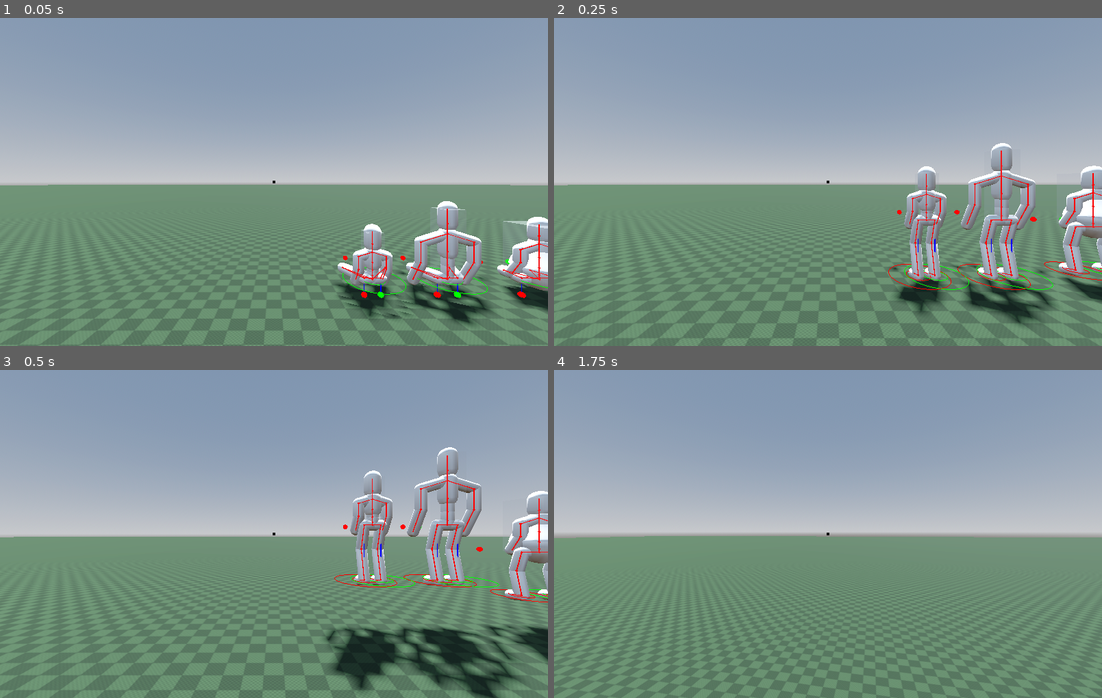
Above: before the commit, frames 1-4 (two rows, left to right).
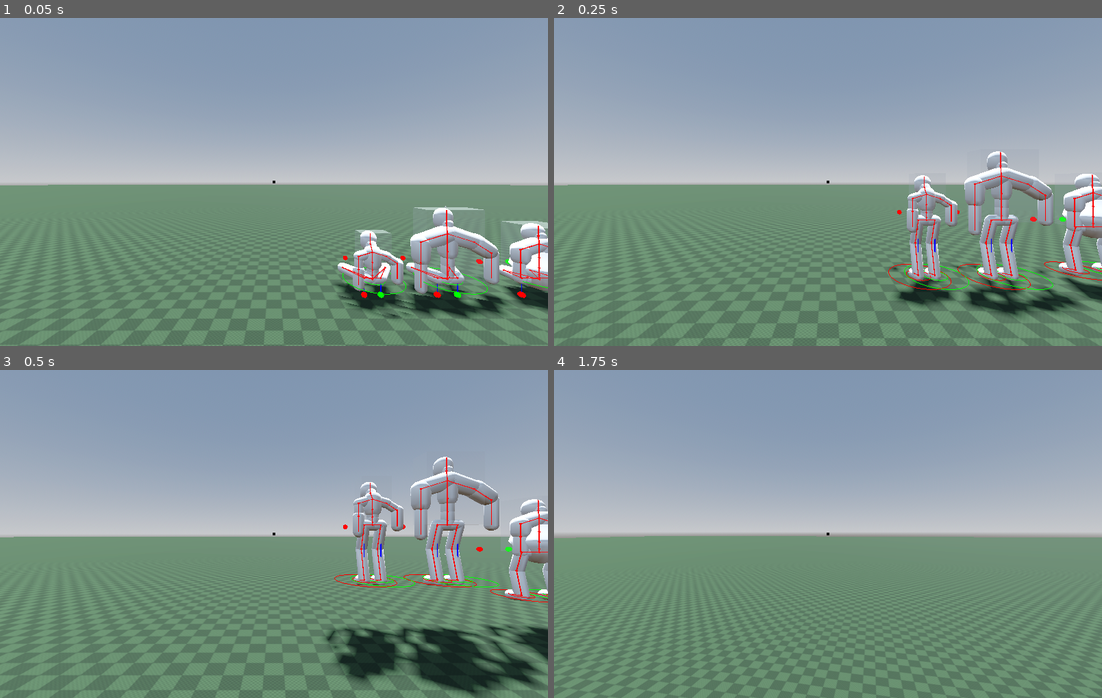
Above: after the commit, the same moments.

Repository: marcolatellafrias/character-parametric
Game: Godot game, scene res://Scenes/Demo.tscn
The game is run twice, just before and just after one commit, with the same random seed, the same clock (stepped at 60 frames per second) and the same inputs.
Inputs (mouse positions are in pixels of both pictures, inside the frame that each line leads up to):
- Up to frame 1 (0.05 s): no input
- Up to frame 2 (0.25 s): no input
- Up to frame 3 (0.5 s): no input
- Up to frame 4 (1.75 s): tap Enter at 0.5 s; move the mouse to (855, 534) at 0.52 s; hold W (move_forward) from 0.53 s (still down); click (855, 534) at 0.6 s; tap Space (jump) at 0.77, 1.52 s; move the mouse to (800, 534) at 1.27 s; tap Shift (sprint) at 1.35 s

The runs differ from the first frame. In frame 1, 3.4% of the frame differs, in the area x 63-100%, y 55-94%; in frame 2, 3.3%; in frame 3, 3.7%, in the area x 60-100%, y 23-100%; in frame 4, nothing differs.

Commit message:
fixed angles on custom bones methods

Diff:
--- a/Scripts/character/archetypes.gd
+++ b/Scripts/character/archetypes.gd
@@ -48,6 +48,13 @@
 var shoulder_width_proportion : float
 var distance_from_ground_factor := 0.1  #tiene las piernas 10% flexionadas cuando esta en el piso
 
+#POSTURE
+var slouch : float
+var shoulders_height : float
+var shoulders_back : float
+var arms_openness : float
+
+
 static func create(archetype: Archetype) -> EntityStats:
 	if(archetype == Archetype.fat_man):
 		return fat_man_arch()
@@ -110,6 +117,11 @@
 
 	arch.has_neck = true
 
+	arch.slouch = 0.0
+	arch.shoulders_height = -1.0
+	arch.shoulders_back = 0.8
+	arch.arms_openness = 1.0
+
 	return arch
 
 static func kid_arch() -> EntityStats:
@@ -155,6 +167,11 @@
 
 	arch.has_neck = true
 
+	arch.slouch = 0.0
+	arch.shoulders_height = -0.3
+	arch.shoulders_back = 0.0
+	arch.arms_openness = 0.0
+
 	return arch
 
 static func tall_lanky_arch() -> EntityStats:
@@ -200,6 +217,12 @@
 
 	arch.has_neck = true
 
+
+	arch.slouch = 0.4
+	arch.shoulders_height = -1.0
+	arch.shoulders_back = 0.0
+	arch.arms_openness = 0.2
+
 	return arch
 
 static func giga_arch() -> EntityStats:
@@ -245,6 +268,11 @@
 
 	arch.has_neck = true
 
+	arch.slouch = 0.0
+	arch.shoulders_height = -0.4
+	arch.shoulders_back = 1.0
+	arch.arms_openness = 0.6
+
 	return arch
 
 static func old_arch() -> EntityStats:
@@ -278,7 +306,7 @@
 	arch.horizontal_turn_damp = 0.8
 
 	arch.fatness = 0.0
-	arch.muscularity = 1.0
+	arch.muscularity = 0.0
 
 	arch.height = 1.8
 
@@ -290,4 +318,9 @@
 
 	arch.has_neck = true
 
-	return arch
+	arch.slouch = 1.0
+	arch.shoulders_height = -1.0
+	arch.shoulders_back = 0.0
+	arch.arms_openness = 0.6
+
+	return arch
--- a/Scripts/character/bone_instantiator.gd
+++ b/Scripts/character/bone_instantiator.gd
@@ -32,7 +32,7 @@
 	#Luego creo el character rigidbody
 	#var camera3d = Camera3D.new()
 	#camera3d.position = Vector3(0, 1.7, 2.7)
-	var charRb = Vector3(skel_sizes_util.hips_width*2 ,skel_sizes_util.torso_height +skel_sizes_util.head_height,skel_sizes_util.hips_width*2)
+	var charRb = Vector3(skel_sizes_util.shoulders_width * 2 ,skel_sizes_util.torso_height +skel_sizes_util.head_height,skel_sizes_util.hips_width*2)
 	char_rigidbody = CharacterRigidBody3D.create(charRb,ik_util.left_leg_raycast,ik_util.right_leg_raycast,skel_sizes_util.distance_from_ground)
 	#Agrego el esqueleto target y la camara como hijo de el rigidbody
 	char_rigidbody.add_child(custom_bones_util.lower_spine)
--- a/Scripts/character/custom_bone.gd
+++ b/Scripts/character/custom_bone.gd
@@ -4,8 +4,8 @@
 var capsule_dimensions: Vector3
 var rest_rotation: Vector3
 var length :float = capsule_dimensions.y :
-		get:  return capsule_dimensions.y
-		set(val): capsule_dimensions.y = val
+	get:  return capsule_dimensions.y
+	set(val): capsule_dimensions.y = val
 var visual_offsets : Vector2
 
 func _get_mesh_instance3d() -> MeshInstance3D:
@@ -44,56 +44,43 @@
 	rigid_body.add_child(mesh_instance3d)
 	rigid_body.camera.position = Vector3(0, 1.7, 2.7)
 
-static func create(new_capsule_dimensions: Vector3, new_rest_rotation: Vector3, new_color: Color, offsets: Vector2, father_bone: CustomBone=null, use_father_end: bool= true) -> CustomBone:
+static func create(new_capsule_dimensions: Vector3, new_rest_rotation: Vector3, new_color: Color, offsets: Vector3, father_bone: CustomBone=null, use_father_end: bool= true) -> CustomBone:
 	#Instancio
 	var bone := preload("res://Scenes/custom_bone.tscn").instantiate() as CustomBone
 	bone.capsule_dimensions = new_capsule_dimensions
 	bone.rest_rotation = new_rest_rotation
 
-	##Añado esfera en el pivot para debug
-	#var pivot_mesh_instance := MeshInstance3D.new()
-	#var sphere_mesh := SphereMesh.new()
-	#pivot_mesh_instance.scale = Vector3(0.05,0.05,0.05)
-	#pivot_mesh_instance.mesh = sphere_mesh
-	#pivot_mesh_instance.position = Vector3.ZERO
-	#var sphere_material := StandardMaterial3D.new()
-	#sphere_material.albedo_color = Color.BLACK
-	#pivot_mesh_instance.material_override = sphere_material
-	#bone.add_child(pivot_mesh_instance)
-
 	#Añado mesh
-	var mesh_instance := get_bone_mesh(bone.capsule_dimensions) #DebugUtil.create_debug_colored_cube(bone.capsule_dimensions)
-	#var cube_mesh := get_bone_mesh(bone.capsule_dimensions) #BoxMesh.new()
-	#cube_mesh.size = bone.capsule_dimensions
-	#mesh_instance.mesh = cube_mesh
-	#mesh_instance.position = Vector3(0, bone.capsule_dimensions.y * 0.5, 0)
-	var material := StandardMaterial3D.new()
-	material.albedo_color = Color.WHITE_SMOKE #new_color
-	#material.albedo_color.a = 0.5
-	#material.transparency = BaseMaterial3D.TRANSPARENCY_ALPHA
-	#material.flags_transparent = true
-	mesh_instance.material_override = material
-
-
-
-
-	bone.add_child(mesh_instance)
-
-
-	#var debug_mesh := MeshInstance3D.new()
+	var bone_mesh_instance := get_bone_mesh(bone.capsule_dimensions, offsets) #DebugUtil.create_debug_colored_cube(bone.capsule_dimensions)
+	var bone_material := StandardMaterial3D.new()
+	bone_material.albedo_color = Color.WHITE_SMOKE #new_color
+	bone_mesh_instance.material_override = bone_material
+	var min_side : float = min(bone.capsule_dimensions.x,bone.capsule_dimensions.z)
+	bone_mesh_instance.position = Vector3(0.0, 0.0,min_side * (offsets.z/2))
 	var debug_line := DebugUtil.create_debug_line(Color.RED,bone.capsule_dimensions.y,true,false)
+	var debug_sphere := DebugUtil.create_debug_sphere(Color.RED,0.03,true)
+
+	bone.add_child(bone_mesh_instance)
 	bone.add_child(debug_line)
-	var debug_sphere := DebugUtil.create_debug_sphere(Color.RED,0.03,true)
 	bone.add_child(debug_sphere)
 
 	# Hago que el pivot del hueso, este donde termina o empieza el hueso padre
 	if father_bone:
 		bone.position = father_bone.get_end_position() if use_father_end else Vector3.ZERO
 
-	# Roto el nodo en base a la rotacion inicial, tomando en cuenta la rotacion del padre para que no se acumulen (ya que es local)
-	bone.rotation = (+father_bone.rest_rotation + new_rest_rotation) if father_bone else new_rest_rotation
 	if father_bone:
+		bone.position = father_bone.get_end_position() if use_father_end else Vector3.ZERO
 		father_bone.add_child(bone)
+
+		# Convertir la rotación global deseada a rotación local
+		var parent_global_basis = _get_accumulated_rotation(father_bone)
+		var desired_global_basis = Basis.from_euler(new_rest_rotation)
+		var local_basis = parent_global_basis.inverse() * desired_global_basis
+		bone.rotation = local_basis.get_euler()
+	else:
+		bone.rotation = new_rest_rotation
+	#bone.rotation = new_rest_rotation #(+father_bone.rest_rotation + new_rest_rotation) if father_bone else new_rest_rotation
+
 	return bone
 
 func get_end_position() -> Vector3:
@@ -104,31 +91,31 @@
 	pass
 
 
-static func createFromToLeft(new_parent: CustomBone, new_capsule_dimensions: Vector3,offsets: Vector2, y_offset_rotation: float, z_offset_rotation: float, new_color: Color, use_parent_end_as_pivot: bool) -> CustomBone:
+static func createFromToLeft(new_parent: CustomBone, new_capsule_dimensions: Vector3,offsets: Vector3, y_offset_rotation: float, z_offset_rotation: float, new_color: Color, use_parent_end_as_pivot: bool) -> CustomBone:
 	var base_rotation := Vector3(0, 0, deg_to_rad(90))
 	var offset_rotation := Vector3(0.0, y_offset_rotation, z_offset_rotation)
 	var final_rest_rotation := base_rotation + offset_rotation
 	return create(new_capsule_dimensions, final_rest_rotation, new_color, offsets, new_parent, use_parent_end_as_pivot)
 
-static func createFromToRight(new_parent: CustomBone, new_capsule_dimensions: Vector3, offsets: Vector2, y_offset_rotation: float, z_offset_rotation: float, new_color: Color, use_parent_end_as_pivot: bool) -> CustomBone:
+static func createFromToRight(new_parent: CustomBone, new_capsule_dimensions: Vector3, offsets: Vector3, y_offset_rotation: float, z_offset_rotation: float, new_color: Color, use_parent_end_as_pivot: bool) -> CustomBone:
 	var base_rotation := Vector3(0, 0, deg_to_rad(-90))
 	var offset_rotation := Vector3(0.0, y_offset_rotation, z_offset_rotation)
 	var final_rest_rotation := base_rotation + offset_rotation
 	return create(new_capsule_dimensions, final_rest_rotation, new_color, offsets, new_parent, use_parent_end_as_pivot)
 
-static func createFromToDown(new_parent: CustomBone, new_capsule_dimensions: Vector3,offsets: Vector2, z_offset_rotation: float, x_offset_rotation: float, new_color: Color, use_parent_end_as_pivot: bool) -> CustomBone:
+static func createFromToDown(new_parent: CustomBone, new_capsule_dimensions: Vector3,offsets: Vector3, z_offset_rotation: float, x_offset_rotation: float, new_color: Color, use_parent_end_as_pivot: bool) -> CustomBone:
 	var base_rotation := Vector3(deg_to_rad(180), 0, 0)
 	var offset_rotation := Vector3(x_offset_rotation, 0.0, z_offset_rotation)
 	var final_rest_rotation :=  base_rotation + offset_rotation
 	return create(new_capsule_dimensions, final_rest_rotation, new_color, offsets, new_parent, use_parent_end_as_pivot)
 
-static func createFromToUp(new_parent: CustomBone, new_capsule_dimensions: Vector3,offsets: Vector2, z_offset_rotation: float, x_offset_rotation: float, new_color: Color, use_parent_end_as_pivot: bool) -> CustomBone:
+static func createFromToUp(new_parent: CustomBone, new_capsule_dimensions: Vector3,offsets: Vector3, z_offset_rotation: float, x_offset_rotation: float, new_color: Color, use_parent_end_as_pivot: bool) -> CustomBone:
 	var base_rotation := Vector3(0, 0, 0)
 	var offset_rotation := Vector3(x_offset_rotation, 0.0, z_offset_rotation)
 	var final_rest_rotation := base_rotation + offset_rotation
 	return create(new_capsule_dimensions, final_rest_rotation, new_color, offsets, new_parent, use_parent_end_as_pivot)
 
-static func createFromToForward(new_parent: CustomBone, new_capsule_dimensions: Vector3,offsets: Vector2, y_offset_rotation: float, z_offset_rotation: float, new_color: Color, use_parent_end_as_pivot: bool) -> CustomBone:
+static func createFromToForward(new_parent: CustomBone, new_capsule_dimensions: Vector3,offsets: Vector3, y_offset_rotation: float, z_offset_rotation: float, new_color: Color, use_parent_end_as_pivot: bool) -> CustomBone:
 	var base_rotation := Vector3(-deg_to_rad(90), 0, 0)
 	var offset_rotation := Vector3(0.0, y_offset_rotation, z_offset_rotation)
 	var final_rest_rotation := base_rotation + offset_rotation
@@ -164,7 +151,7 @@
 	# --- 2) Twist so REST X matches pole projection ---
 	var projected_pole = (pole - y * pole.dot(y)).normalized()
 	if projected_pole.length() < 1e-6:
-		projected_pole = y.orthogonal().normalized()
+		projected_pole = IkUtil.get_orthogonal(y).normalized()
 
 	# Align local -Z with pole direction (bend plane)
 	var ref_axis = (align * rest_basis).z.normalized()  # treat -Z as "forward"
@@ -177,7 +164,7 @@
 	return twist * align * rest_basis
 
 
-static func get_bone_mesh(size: Vector3) -> MeshInstance3D:
+static func get_bone_mesh(size: Vector3, offset: Vector3) -> MeshInstance3D:
 	var scene: PackedScene = load("res://Models/bone.glb")
 	if scene == null:
 		push_error("Could not load bone.glb")
@@ -188,8 +175,16 @@
 	if mesh_instance == null:
 		push_error("MeshInstance3D not found")
 		return null
+
+	var max_top_offset = 0.4 * size.x
+	var max_bottom_offset = 0.4 * size.z
+
+	var top_offset = max_top_offset * offset.x
+	var bottom_offset = max_bottom_offset * offset.y
+
+	var final_height = (size.y - bottom_offset -top_offset)/2
 	var height_index := mesh_instance.find_blend_shape_by_name("height")
-	mesh_instance.set_blend_shape_value(height_index, size.y/2)
+	mesh_instance.set_blend_shape_value(height_index, final_height)
 	var top_radius_index := mesh_instance.find_blend_shape_by_name("top_radius")
 	mesh_instance.set_blend_shape_value(top_radius_index, size.x)
 	var bottom_radius_index := mesh_instance.find_blend_shape_by_name("bottom_radius")
@@ -200,5 +195,17 @@
 	var bottom_dome_height_index := mesh_instance.find_blend_shape_by_name("bottom_dome_height")
 	mesh_instance.set_blend_shape_value(bottom_dome_height_index, size.z)
 
+	mesh_instance.position = Vector3(0,bottom_offset, 0)
+
 	root.remove_child(mesh_instance)
 	return mesh_instance
+
+static func _get_accumulated_rotation(bone: CustomBone) -> Basis:
+	var accumulated = Basis.from_euler(bone.rotation)  # Cambiar rest_rotation por rotation
+	var current = bone.get_parent()
+
+	while current != null and current is CustomBone:
+		accumulated = Basis.from_euler(current.rotation) * accumulated  # Aquí también
+		current = current.get_parent()
+
+	return accumulated
--- a/Scripts/character/custom_bones_util.gd
+++ b/Scripts/character/custom_bones_util.gd
@@ -24,31 +24,34 @@
 static func create(sizes: SkeletonSizesUtil, entity_stats: EntityStats) -> CustomBonesUtil:
 	var bones_util = CustomBonesUtil.new()
 	# Hueso raíz
-	bones_util.lower_spine = CustomBone.create(sizes.lower_spine_size, Vector3.ZERO, Color.WHITE_SMOKE, Vector2.ZERO)
+	bones_util.lower_spine = CustomBone.create(sizes.lower_spine_size, Vector3.ZERO, Color.WHITE_SMOKE, sizes.lower_spine_offset)
 	# Chest and spine
-	bones_util.middle_spine = CustomBone.createFromToUp(bones_util.lower_spine, sizes.middle_spine_size,Vector2.ZERO, 0.0,0.0, Color.SKY_BLUE, true)
-	bones_util.upper_spine = CustomBone.createFromToUp(bones_util.middle_spine, sizes.upper_spine_size,Vector2.ZERO, 0.0,0.0, Color.BURLYWOOD , true)
-	bones_util.chest = CustomBone.createFromToUp(bones_util.upper_spine, sizes.chest_size,Vector2.ZERO, 0.0,0.0, Color.BURLYWOOD , true)
-	bones_util.left_hip = CustomBone.createFromToLeft(bones_util.lower_spine, sizes.hip_size,Vector2.ZERO, 0.0,0.0, Color.ROYAL_BLUE , false)
-	bones_util.right_hip = CustomBone.createFromToRight(bones_util.lower_spine, sizes.hip_size,Vector2.ZERO, 0.0,0.0, Color.ROYAL_BLUE , false)
+	bones_util.middle_spine = CustomBone.createFromToUp(bones_util.lower_spine, sizes.middle_spine_size, sizes.middle_spine_offset, 0.0,0.0, Color.SKY_BLUE, true)
+	bones_util.upper_spine = CustomBone.createFromToUp(bones_util.middle_spine, sizes.upper_spine_size, sizes.upper_spine_offset, 0.0,0.0, Color.BURLYWOOD , true)
+	bones_util.chest = CustomBone.createFromToUp(bones_util.upper_spine, sizes.chest_size, sizes.chest_offset, 0.0,0.0, Color.BURLYWOOD , true)
+	bones_util.left_hip = CustomBone.createFromToLeft(bones_util.lower_spine, sizes.hip_size, sizes.hip_offset, 0.0,0.0, Color.ROYAL_BLUE , false)
+	bones_util.right_hip = CustomBone.createFromToRight(bones_util.lower_spine, sizes.hip_size, sizes.hip_offset, 0.0,0.0, Color.ROYAL_BLUE , false)
 
 	# Legs
-	bones_util.left_upper_leg = CustomBone.createFromToDown(bones_util.left_hip, sizes.upper_leg_size,Vector2.ZERO, 0.0,0.0, Color.YELLOW , true)
-	bones_util.left_lower_leg = CustomBone.createFromToDown(bones_util.left_upper_leg, sizes.lower_leg_size,Vector2.ZERO, 0.0,0.0, Color.ORANGE , true)
-	bones_util.right_upper_leg = CustomBone.createFromToDown(bones_util.right_hip, sizes.upper_leg_size,Vector2.ZERO, 0.0,0.0, Color.YELLOW , true)
-	bones_util.right_lower_leg = CustomBone.createFromToDown(bones_util.right_upper_leg, sizes.lower_leg_size,Vector2.ZERO, 0.0,0.0, Color.ORANGE , true)
-	bones_util.right_upper_feet = CustomBone.createFromToForward(bones_util.right_lower_leg, sizes.upper_feet_size,Vector2.ZERO, 0.0,0.0, Color.ORANGE , true)
-	bones_util.left_upper_feet = CustomBone.createFromToForward(bones_util.left_lower_leg, sizes.upper_feet_size,Vector2.ZERO, 0.0,0.0, Color.ORANGE , true)
+	bones_util.left_upper_leg = CustomBone.createFromToDown(bones_util.left_hip, sizes.upper_leg_size, sizes.upper_leg_offset, 0.0,0.0, Color.YELLOW , true)
+	bones_util.left_lower_leg = CustomBone.createFromToDown(bones_util.left_upper_leg, sizes.lower_leg_size, sizes.lower_leg_offset, 0.0,0.0, Color.ORANGE , true)
+	bones_util.right_upper_leg = CustomBone.createFromToDown(bones_util.right_hip, sizes.upper_leg_size, sizes.upper_leg_offset, 0.0,0.0, Color.YELLOW , true)
+	bones_util.right_lower_leg = CustomBone.createFromToDown(bones_util.right_upper_leg, sizes.lower_leg_size, sizes.lower_leg_offset, 0.0,0.0, Color.ORANGE , true)
+	bones_util.right_upper_feet = CustomBone.createFromToForward(bones_util.right_lower_leg, sizes.upper_feet_size, sizes.upper_feet_offset, 0.0,0.0, Color.ORANGE , true)
+	bones_util.left_upper_feet = CustomBone.createFromToForward(bones_util.left_lower_leg, sizes.upper_feet_size, sizes.upper_feet_offset, 0.0,0.0, Color.ORANGE , true)
+
+	var slouchiness =  SkeletonSizesUtil.lerp_range(0.1,0.6,entity_stats.slouch)
 	if entity_stats.has_neck:
-		bones_util.neck = CustomBone.createFromToUp(bones_util.chest, sizes.neck_size,Vector2.ZERO, 0.0,0.0, Color.RED , true)
-	bones_util.head = CustomBone.createFromToUp(bones_util.neck if bones_util.neck else bones_util.chest, sizes.head_size,Vector2.ZERO, 0.0,0.0, Color.GREEN , true)
+		bones_util.neck = CustomBone.createFromToUp(bones_util.chest, sizes.neck_size, sizes.neck_offset, 0.0,-slouchiness, Color.RED , true)
+	bones_util.head = CustomBone.createFromToUp(bones_util.neck if bones_util.neck else bones_util.chest, sizes.head_size, sizes.head_offset, 0.0,0.0, Color.GREEN , true)
 	# Shoulders
-	bones_util.left_shoulder = CustomBone.createFromToLeft(bones_util.chest, sizes.shoulder_width,Vector2.ZERO, 0.0,0.3, Color.CHOCOLATE , true)
-	bones_util.right_shoulder = CustomBone.createFromToRight(bones_util.chest, sizes.shoulder_width,Vector2.ZERO, 0.0,-0.3, Color.GREEN , true)
+	bones_util.left_shoulder = CustomBone.createFromToLeft(bones_util.chest, sizes.shoulder_width, sizes.shoulder_offset, 0.0,0.3, Color.CHOCOLATE , true)
+	bones_util.right_shoulder = CustomBone.createFromToRight(bones_util.chest, sizes.shoulder_width, sizes.shoulder_offset, 0.0,-0.3, Color.GREEN , true)
 
 	# Arms
-	bones_util.right_upper_arm = CustomBone.createFromToDown(bones_util.right_shoulder, sizes.upper_arm_size,Vector2.ZERO, 0.0,0.0, Color.VIOLET , true)
-	bones_util.right_lower_arm = CustomBone.createFromToDown(bones_util.right_upper_arm, sizes.lower_arm_size,Vector2.ZERO, 0.0,0.5, Color.RED , true)
-	bones_util.left_upper_arm = CustomBone.createFromToDown(bones_util.left_shoulder, sizes.upper_arm_size,Vector2.ZERO, 0.0,0.0, Color.VIOLET , true)
-	bones_util.left_lower_arm = CustomBone.createFromToDown(bones_util.left_upper_arm, sizes.lower_arm_size,Vector2.ZERO, 0.0,0.5, Color.RED , true)
+	bones_util.right_upper_arm = CustomBone.createFromToDown(bones_util.right_shoulder, sizes.upper_arm_size, sizes.upper_arm_offset, -1.0,0.0, Color.VIOLET , true)
+	bones_util.left_upper_arm = CustomBone.createFromToDown(bones_util.left_shoulder, sizes.upper_arm_size, sizes.upper_arm_offset, 0.0,0.0, Color.VIOLET , true)
+
+	bones_util.right_lower_arm = CustomBone.createFromToDown(bones_util.right_upper_arm, sizes.lower_arm_size, sizes.lower_arm_offset, 0.0,0.0, Color.RED , true)
+	bones_util.left_lower_arm = CustomBone.createFromToDown(bones_util.left_upper_arm, sizes.lower_arm_size, sizes.lower_arm_offset, 0.0,0.0, Color.RED , true)
 	return bones_util
--- a/Scripts/character/ik_util.gd
+++ b/Scripts/character/ik_util.gd
@@ -302,7 +302,7 @@
 	return raycast_offset
 
 
-func get_orthogonal(v: Vector3) -> Vector3:
+static func get_orthogonal(v: Vector3) -> Vector3:
 	if abs(v.x) < abs(v.y):
 		return Vector3(0, -v.z, v.y).normalized()
 	else:
--- a/Scripts/character/skeleton_sizes_util.gd
+++ b/Scripts/character/skeleton_sizes_util.gd
@@ -11,19 +11,33 @@
 
 #Tamaños de huesos
 var head_size: Vector3
+var head_offset: Vector3
 var neck_size: Vector3
+var neck_offset: Vector3
 var chest_size: Vector3
+var chest_offset: Vector3
 var upper_spine_size: Vector3
+var upper_spine_offset: Vector3
 var middle_spine_size: Vector3
+var middle_spine_offset: Vector3
 var lower_spine_size: Vector3 #this is the root
+var lower_spine_offset: Vector3
 var upper_leg_size: Vector3
+var upper_leg_offset: Vector3
 var lower_leg_size: Vector3
+var lower_leg_offset: Vector3
 var upper_feet_size: Vector3
+var upper_feet_offset: Vector3
 var lower_feet_size: Vector3
+var lower_feet_offset: Vector3
 var upper_arm_size: Vector3
+var upper_arm_offset: Vector3
 var lower_arm_size: Vector3
+var lower_arm_offset: Vector3
 var shoulder_width: Vector3
+var shoulder_offset: Vector3
 var hip_size: Vector3
+var hip_offset: Vector3
 
 #MISCELANEO: Argumentos de caminata, velocidad y iks, dependiendes de medidas
 var speed : float
@@ -82,6 +96,7 @@
 	else:
 		skelSizes.neck_size = Vector3.ZERO
 		skelSizes.head_size = Vector3(0.2, new_head_height, 0.2)
+	skelSizes.head_offset = Vector3(0.6, 1.0,-0.8)
 
 	#PARA VISUALES CAMBIAR ESTO
 	skelSizes.lower_spine_size = Vector3(0.1, new_torso_height * 0.1, 0.1)
@@ -93,9 +108,14 @@
 	skelSizes.upper_spine_size = Vector3(0.1, new_torso_height * 0.3, 0.1)
 	skelSizes.chest_size = Vector3(0.2, new_torso_height * 0.4, 0.2)
 
-
+	var upper_shoulder_radius : float = lerp_range(0.08,0.2,entityStats.muscularity)
+	var lower_shoulder_radius : float = lerp_range(0.08,0.25,entityStats.muscularity)
+	skelSizes.shoulder_width = Vector3( upper_shoulder_radius, new_shoulders_width, lower_shoulder_radius)
 	var arm_total := entityStats.reach
-	skelSizes.upper_arm_size = Vector3(0.1, arm_total * 0.45, 0.1)
+	var upper_arm_u_radius : float = lerp_range(0.06,0.2,entityStats.muscularity)
+	var upper_arm_l_radius : float = lerp_range(0.06,0.23, entityStats.muscularity)
+	skelSizes.upper_arm_size = Vector3(upper_arm_u_radius, arm_total * 0.45, upper_arm_l_radius)
+	skelSizes.upper_arm_offset = Vector3(0.0, 1.0,0.0)
 	skelSizes.lower_arm_size = Vector3(0.1, arm_total * 0.55, 0.1)
 	skelSizes.upper_leg_size = Vector3(0.1, new_leg_height * 0.45, 0.1)
 	skelSizes.lower_leg_size = Vector3(0.1, new_leg_height * 0.55, 0.1)
@@ -105,7 +125,7 @@
 	skelSizes.lower_feet_size = Vector3(0.1, new_leg_height * 0.02, 0.1)
 
 	skelSizes.hip_size = Vector3( 0.1, new_hips_width, 0.1)
-	skelSizes.shoulder_width = Vector3( 0.1, new_shoulders_width, 0.1)
+
 
 
 
